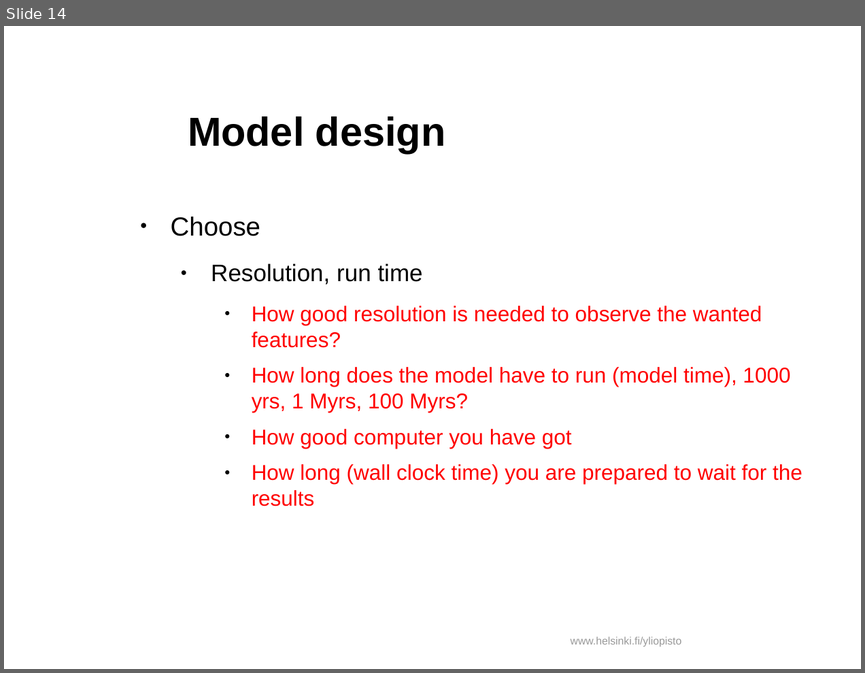
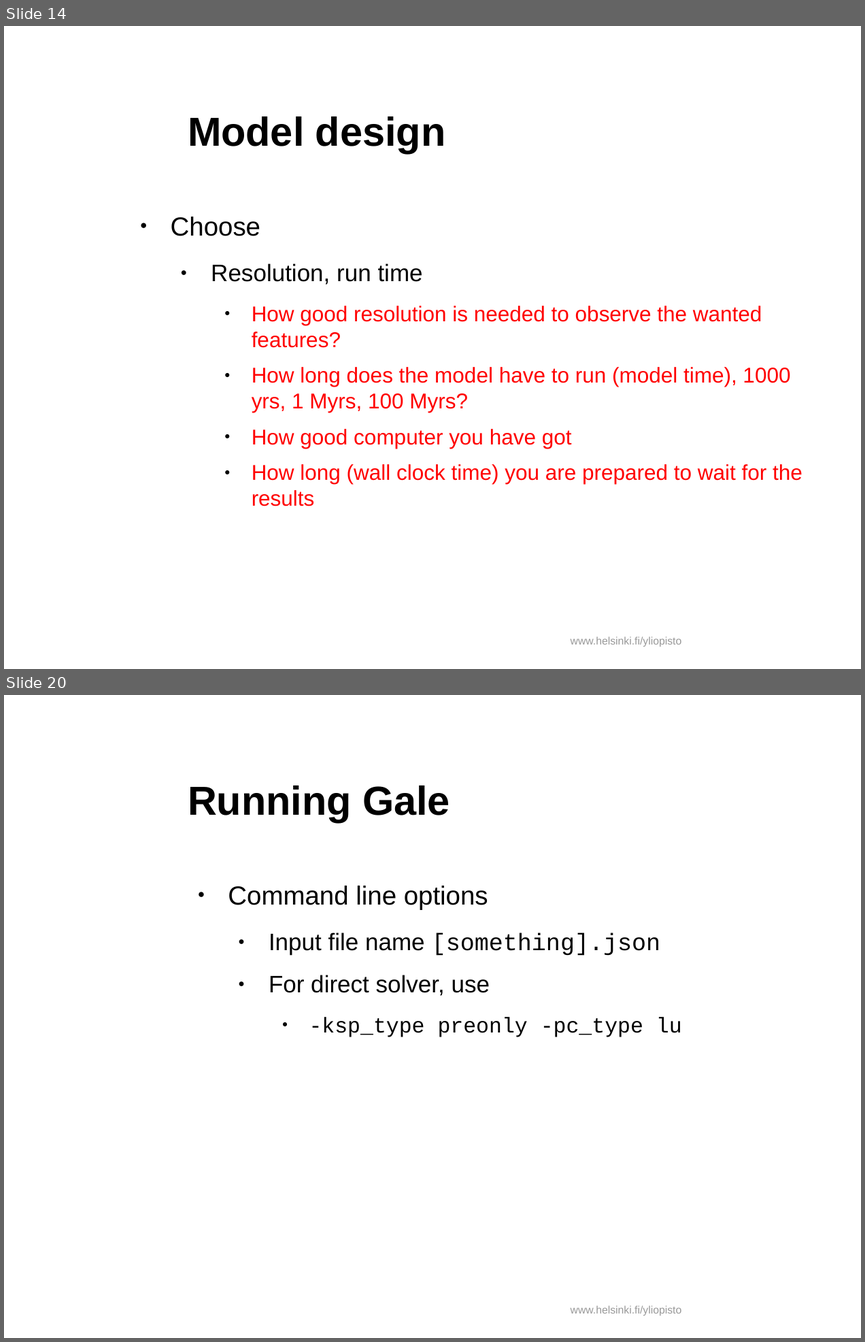
Before and after one commit to HUGG/NGWM2016-modelling-course, a slide deck: Lessons/07-Gale-model-design/Gale-model-design.odp. Shown one above the other, each under a label of ours: slide 14 before the commit, slides 14 and 20 after it; the slides between them are not shown. The pictures are 865x673 and 865x1342 pixels, drawn with LibreOffice and Linux fonts; fonts in the diff are those of the drawing; background and template pictures are left out. Boxes give left, top, right and bottom in pixels: in the first picture for what was removed or moved away, otherwise in the second. Text is boxed around its words. In the diff, an @@ line names an element or a change of style, - is before the commit and + after.

```diff
--- a/Lessons/07-Gale-model-design/Gale-model-design.odp
+++ b/Lessons/07-Gale-model-design/Gale-model-design.odp
@@ slide 20 added at [4, 695, 861, 1338], background #FFFFFF; not listed: 1 template element that a slide beside it also shows @@
@@ title added at [188, 785, 450, 821], 34 pt, text #000000, bold @@
+Running Gale
@@ text added at [228, 885, 682, 1037], 20 pt, text #000000 @@
+● Command line options
+  ● Input file name [something].json
+  ● For direct solver, use
+    ● -ksp_type preonly -pc_type lu
```
Also in this commit, not shown: 3 slides changed, 2 other slides added, 1 other file.
